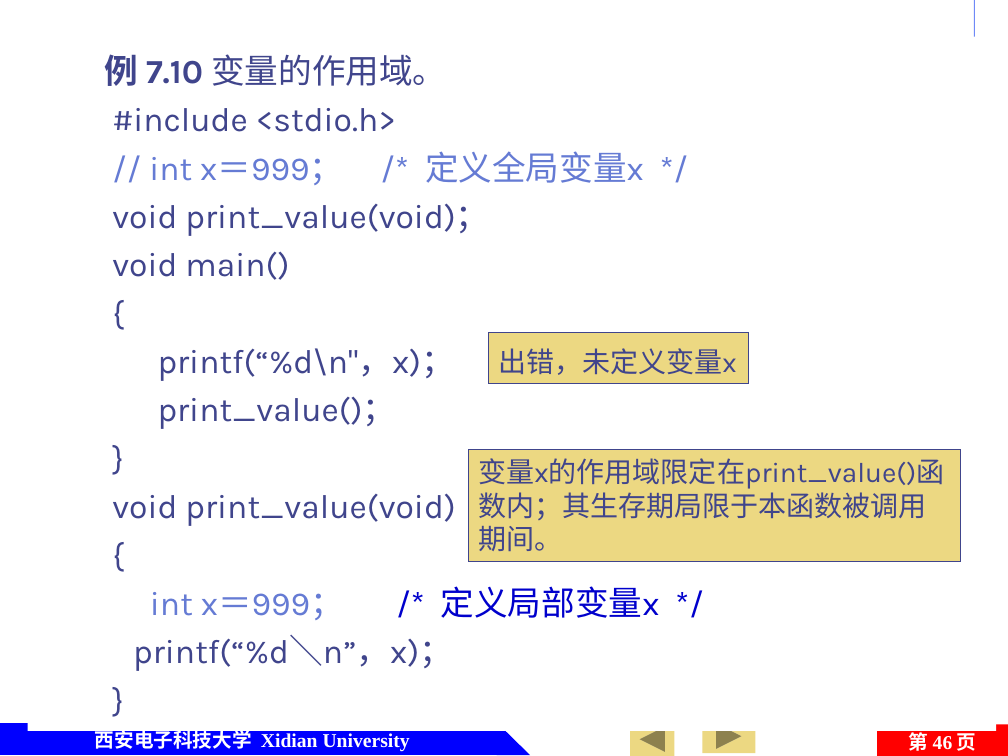
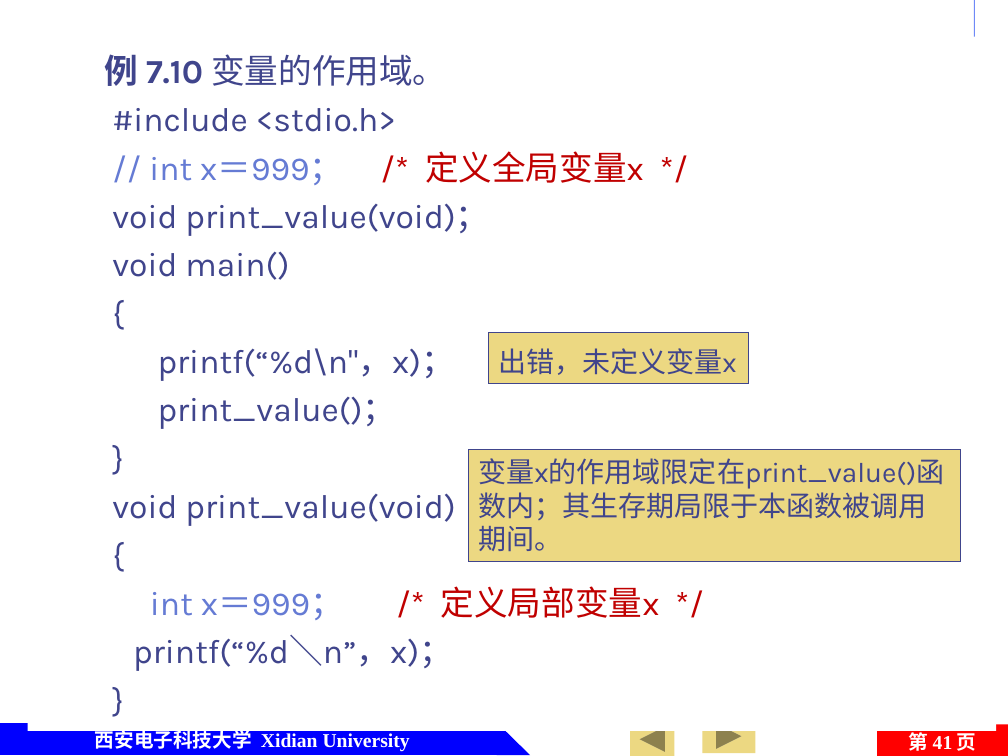
Before and after one commit to jtrfid/C-Repositories, a slide deck: slide 41 of 2016/C语言/课件/第7章 函数及变量存储类型.pptx (slide 46 before the commit). Drawn at 1008x756 pixels with LibreOffice and Linux fonts; fonts in the diff are those of the drawing; background and template pictures are left out. Boxes give left, top, right and bottom in pixels: in the first picture for what was removed or moved away, otherwise in the second. Text is boxed around its words. In the diff, an @@ line names an element or a change of style, - is before the commit and + after.

```diff
--- a/2016/C语言/课件/第7章 函数及变量存储类型.pptx
+++ b/2016/C语言/课件/第7章 函数及变量存储类型.pptx
@@ text at <box>149,151,660,620</box>: text colour #657BD4 to #C00000 in "/* 定义全局变量x */"; text colour #0000CC to #C00000 in "/* 定义局部变量x */" @@
@@ page number at <box>909,728,977,754</box>: text changed @@
-第 46 页
+第 41 页
```
Also in this commit, not shown: 7 other slides changed, 5 slides removed, 5 other files.
